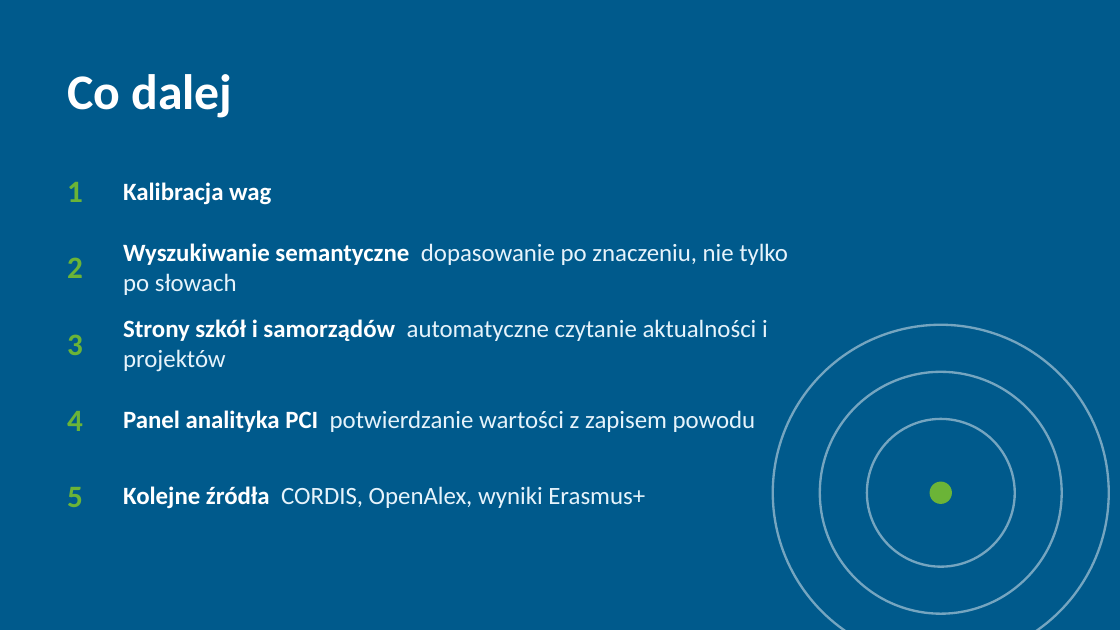
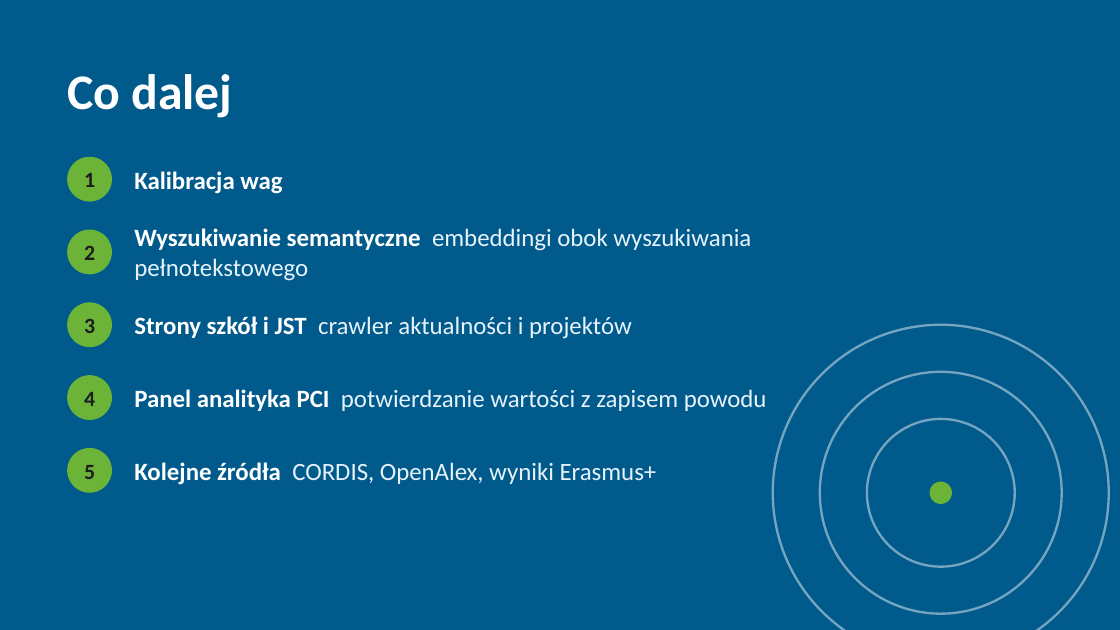
Before and after one commit to FilipLangiewicz/InnovationHub, a slide deck: slide 9 of docs/presentation/Radar_innowacji.pptx. Drawn at 1120x630 pixels with LibreOffice and Linux fonts; fonts in the diff are those of the drawing. Boxes give left, top, right and bottom in pixels: in the first picture for what was removed or moved away, otherwise in the second. Text is boxed around its words. In the diff, an @@ line names an element or a change of style, - is before the commit and + after.

```diff
--- a/docs/presentation/Radar_innowacji.pptx
+++ b/docs/presentation/Radar_innowacji.pptx
@@ ellipse added at box(67, 157, 112, 202), fill #6BB437 @@
@@ text "Kalibracja wag": place and size @@
-text "Kalibracja wag" at box(123, 182, 271, 205)
+text "Kalibracja wag" at box(134, 171, 282, 194)
@@ text "2": place and size @@
-text "2" at box(67, 258, 83, 278)
+text "2" at box(84, 246, 95, 260)
@@ ellipse added at box(67, 230, 112, 274), fill #6BB437 @@
@@ text at box(134, 228, 751, 281): text changed @@
-Wyszukiwanie semantyczne dopasowanie po znaczeniu, nie tylko po słowach
+Wyszukiwanie semantyczne embeddingi obok wyszukiwania pełnotekstowego
@@ text "3": place and size @@
-text "3" at box(67, 334, 83, 355)
+text "3" at box(84, 319, 95, 333)
@@ ellipse added at box(67, 302, 112, 347), fill #6BB437 @@
@@ text at box(134, 316, 632, 339): text changed @@
-Strony szkół i samorządów automatyczne czytanie aktualności i projektów
+Strony szkół i JST crawler aktualności i projektów
@@ text "4": place and size @@
-text "4" at box(67, 411, 83, 431)
+text "4" at box(84, 392, 95, 406)
@@ ellipse added at box(67, 375, 112, 420), fill #6BB437 @@
@@ text "Panel analityka PCI potwierdzanie wartości ...": place and size @@
-text "Panel analityka PCI potwierdzanie wartości ..." at box(123, 410, 756, 432)
+text "Panel analityka PCI potwierdzanie wartości ..." at box(134, 389, 767, 411)
@@ size 20 to 14 pt, text colour #6BB437 to #1D1D1B; alignment left to centre in 5 elements at box(84, 173, 95, 187), box(84, 246, 95, 260), box(84, 319, 95, 333), box(84, 392, 95, 406), box(84, 465, 95, 479) @@
@@ text "5": place and size @@
-text "5" at box(67, 487, 83, 507)
+text "5" at box(84, 465, 95, 479)
@@ ellipse added at box(67, 448, 112, 493), fill #6BB437 @@
@@ text "Kolejne źródła CORDIS, OpenAlex, wyniki ...": place and size @@
-text "Kolejne źródła CORDIS, OpenAlex, wyniki ..." at box(123, 486, 645, 509)
+text "Kolejne źródła CORDIS, OpenAlex, wyniki ..." at box(134, 462, 657, 485)
```
Also in this commit, not shown: 7 other slides changed, 3 other files.
